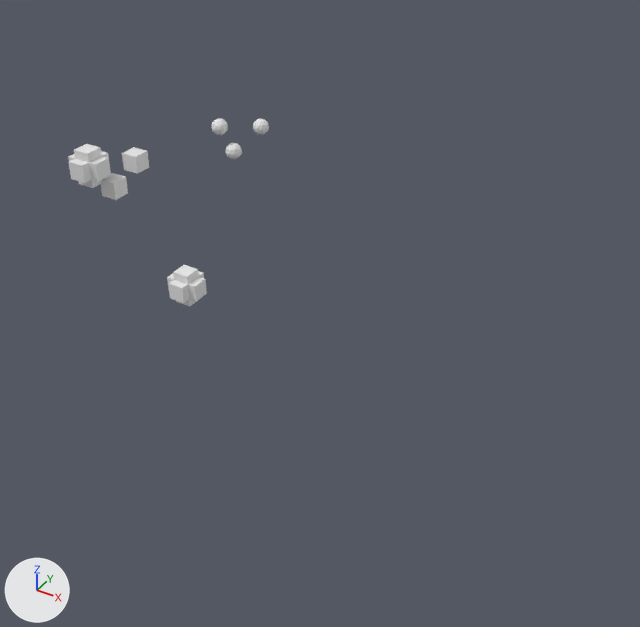
The Blender file regression_test_suite/scenes/motion_blur_dupli_instances.blend as it was, and as the next commit left it.
Before and after are seen from a 50 mm lens placed at (62.1, -67.9, 46.8), pointed at (13.6, 12.7, -14.6). The lights are fixed; the arrows at lower left show +X, +Y and +Z.
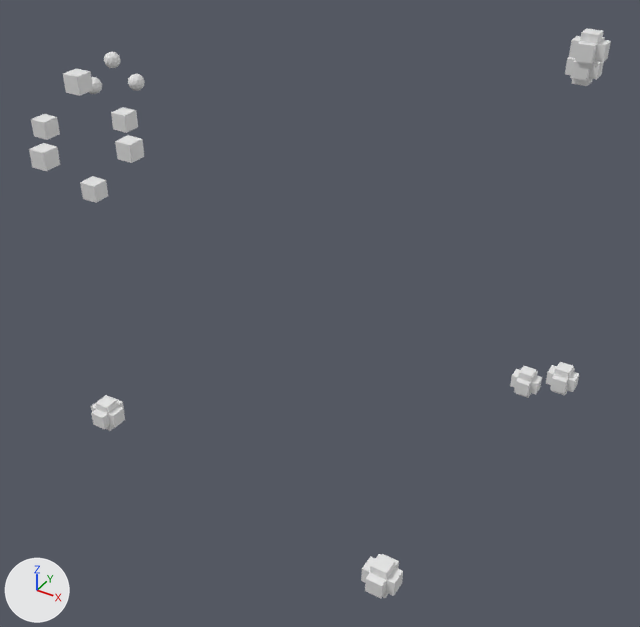
The change in detail:
me_cube has 8 vertices, 6 faces and spans x -1.0..1.0, y -1.0..1.0, z -1.0..1.0.
me_cube is used by ob_cube; parent ob_cube_001; location (3.519, -0.422, -6.806).
me_cube part 1: the whole mesh is scaled about its middle by 6.17.
In object 'Cube.005' (ob_cube_005), parent is now set to ob_cube.
In object 'Cube.005' (ob_cube_005), matrix_parent_inverse is now set to Matrix(((1.0, 0.0, 0.0, -1.316), (0.0, 1.0, 0.0, 4.122), (0.0, 0.0, 1.0, 9.979), (0.0, 0.0, 0.0, 1.0))).
Object 'Cube.005' (ob_cube_005) moves from (15.57, 15.73, -11.61) to (14.52, 16.9, -8.972).
Object 'Icosphere.002' (ob_icosphere_002) moves from (3.3, 16.0, 7.0) to (-13.6, 9.8, 14.1).
Object 'Icosphere.001' (ob_icosphere_001) moves from (0.6, 11.3, 8.0) to (-12.9, 5.4, 12.3).
Object 'Icosphere' (ob_icosphere) moves from (2.3, 11.6, 5.2) to (-9.4, 8.9, 12.3).
Object 'Cube.003' (ob_cube_003) is deleted.
Object 'Cube.002' (ob_cube_002) is deleted.
Object 'Cube.001' (ob_cube_001) is deleted.
In object 'Cube' (ob_cube), parent is no longer ob_cube_001.
In object 'Cube' (ob_cube), matrix_parent_inverse is no longer Matrix(((1.0, 0.0, 0.0, -8.401), (0.0, 1.0, 0.0, -10.89), (0.0, 0.0, 1.0, 6.596), (0.0, 0.0, 0.0, 1.0))).
Object 'Cube' (ob_cube) moves from (3.519, -0.422, -6.806) to (1.316, -4.122, -9.979).
In object 'Cube' (ob_cube), instance_type is now set to 'FACES'.

What differs and where, as boxes [x1, y1, x2, y2] in the pictures (640 x 627 px):
'Cube', mesh rescaled, moved, surface changed (not visible before)
    after: [29, 28, 611, 598]
'Cube.005', moved, surface changed (not visible afterwards)
    before: [68, 144, 111, 188]
'Cube.001', deleted
    before: [167, 265, 207, 306]
'Cube.003', deleted
    before: [122, 147, 149, 174]
'Cube.002', deleted
    before: [100, 173, 128, 200]
'Icosphere', moved
    before: [226, 143, 242, 159]
    after: [128, 74, 145, 91]
'Icosphere.002', moved
    before: [253, 118, 269, 135]
    after: [104, 52, 121, 68]
'Icosphere.001', moved
    before: [211, 118, 228, 135]
    after: [89, 77, 102, 94]
